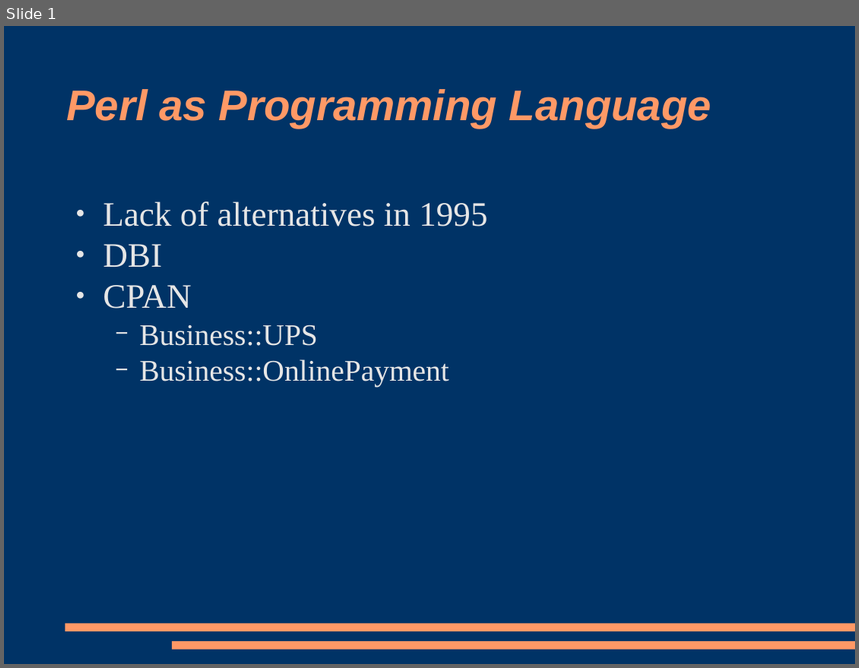
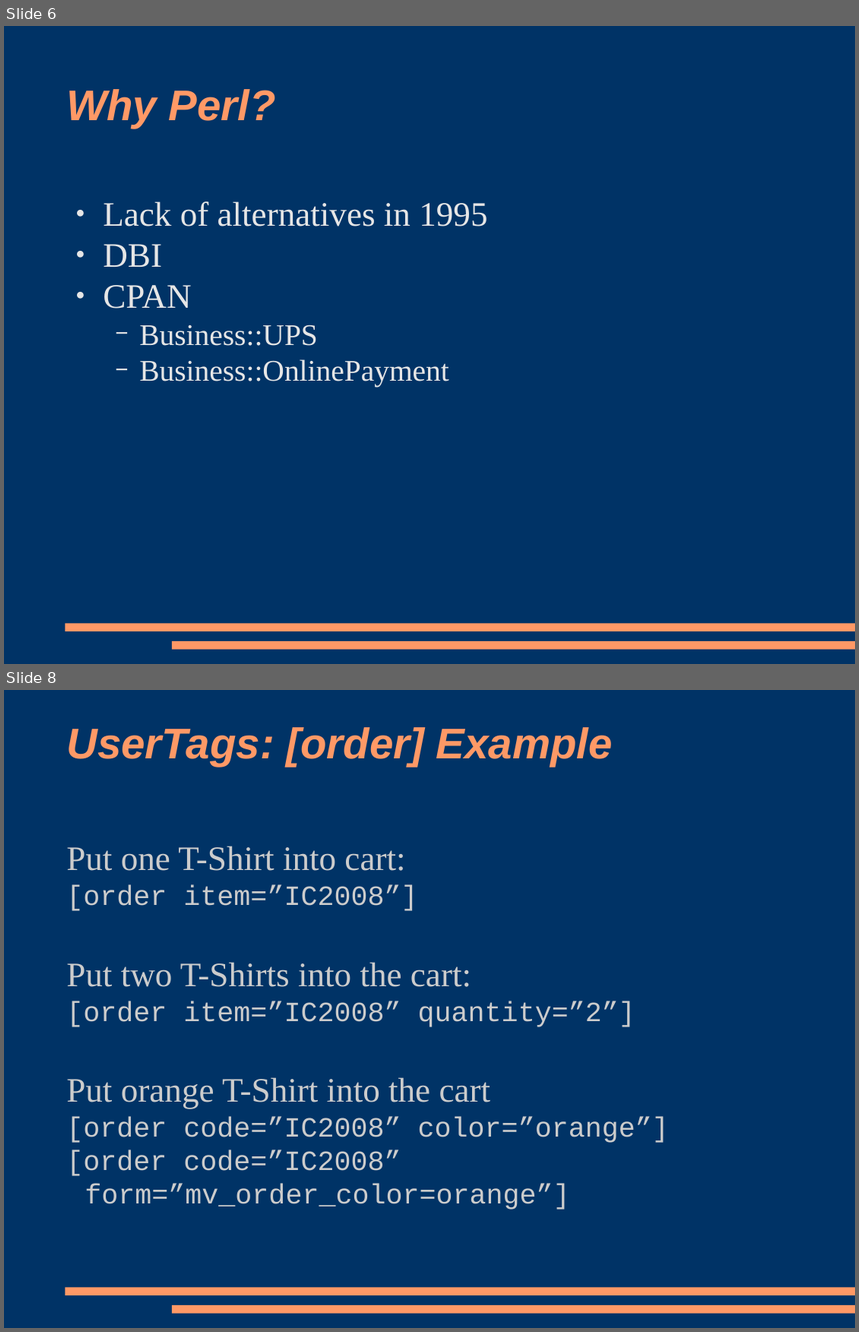
Before and after one commit to racke/Presentations, a slide deck: yapc2008/interchange.odp. Shown one above the other, each under a label of ours: slide 1 before the commit, slides 6 and 8 after it; the slides between them are not shown. The pictures are 859x668 and 859x1332 pixels, drawn with LibreOffice and Linux fonts; fonts in the diff are those of the drawing. Boxes give left, top, right and bottom in pixels: in the first picture for what was removed or moved away, otherwise in the second. Text is boxed around its words. In the diff, an @@ line names an element or a change of style, - is before the commit and + after.

```diff
--- a/yapc2008/interchange.odp
+++ b/yapc2008/interchange.odp
@@ slide 8 added at bbox=[4, 690, 855, 1328], background #003366; not listed: 2 template elements that a slide beside it also shows @@
@@ title added at bbox=[66, 727, 613, 766], 40 pt, text #FF9966, bold, italic @@
+UserTags: [order] Example
@@ subtitle added at bbox=[66, 846, 669, 1210], 26 pt, text #CCCCCC @@
+Put one T-Shirt into cart:
+[order item=”IC2008”]
+Put two T-Shirts into the cart:
+[order item=”IC2008” quantity=”2”]
+Put orange T-Shirt into the cart
+[order code=”IC2008” color=”orange”]
+[order code=”IC2008” form=”mv_order_color=orange”]
@@ what was slide 1 is now slide 6 @@
@@ slide 6 changed as well @@
@@ title at bbox=[66, 89, 276, 128]: text changed @@
-Perl as Programming Language
+Why Perl?
```
Also in this commit, not shown: 12 other slides added, 1 slide removed, 1 other file.
